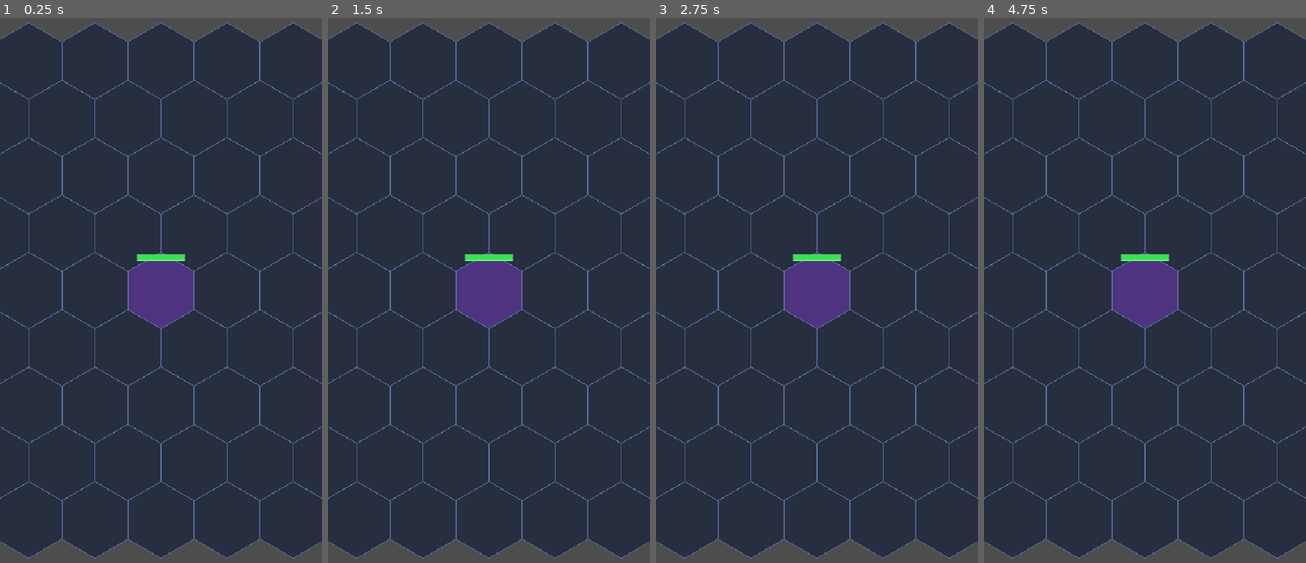
Above: before the commit, frames 1-4 (left to right).
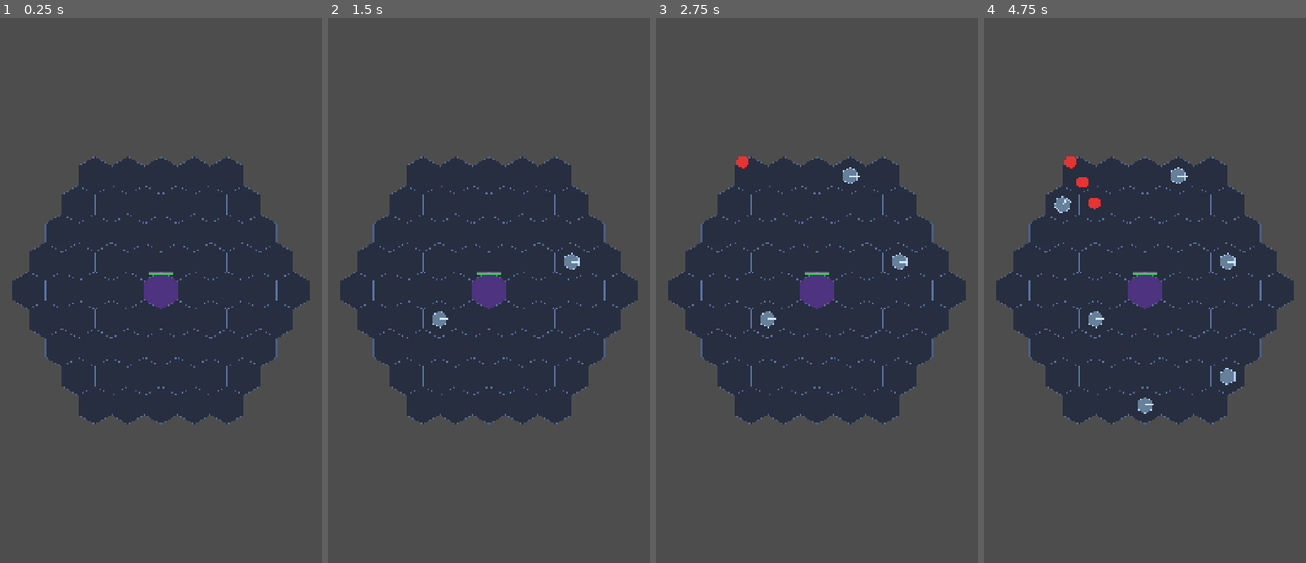
Above: after the commit, the same moments.

Repository: Shiroyasha21/invasion-game
Game: Godot game, scene res://scenes/game/Game.tscn
Two runs of this game, one before a commit and one after it. Both use one fixed random seed, a clock stepped at 60 frames per second and the inputs below.
Inputs (mouse positions are in pixels of both pictures, inside the frame that each line leads up to):
- Up to frame 1 (0.25 s): no input
- Up to frame 2 (1.5 s): tap Enter at 0.5 s; move the mouse to (559, 263) at 0.52 s; click (559, 263) at 0.67 s; tap Space at 1.25 s; drag from (424, 317) to (472, 404) at 1.27 s
- Up to frame 3 (2.75 s): tap Enter at 2 s; move the mouse to (849, 165) at 2.02 s; click (849, 165) at 2.17 s
- Up to frame 4 (4.75 s): tap Space at 2.75 s; drag from (1128, 404) to (1048, 203) at 2.77 s; move the mouse to (1241, 377) at 3.52 s; click (1241, 377) at 3.67 s; drag from (1048, 203) to (1096, 148) at 4.27 s

The runs differ from the first frame. In frame 1, 65% of the frame differs, in the area x 0-100%, y 0-100%; in frame 2, 66%; in frame 3, 66%; in frame 4, 66%.
Error before the commit: Parse Error: Identifier "GameState" not declared in the current scope. (res://scripts/systems/game.gd:58)

Commit message:
GameState autoload working, fix integer division warning

Diff:
--- a/invasion-game/project.godot
+++ b/invasion-game/project.godot
@@ -15,10 +15,14 @@
 config/features=PackedStringArray("4.6", "Mobile")
 config/icon="res://icon.svg"
 
+[autoload]
+
+GameState="*uid://d15vvuou7daok"
+
 [display]
 
-window/size/viewport_width=540
-window/size/viewport_height=960
+window/size/viewport_width=1080
+window/size/viewport_height=1920
 window/stretch/mode="canvas_items"
 
 [physics]
--- a/invasion-game/scripts/grid/hex_grid.gd
+++ b/invasion-game/scripts/grid/hex_grid.gd
@@ -47,7 +47,7 @@
 
 static func distance(a: Vector2i, b: Vector2i) -> int:
 	var d := b - a
-	return int((absi(d.x) + absi(d.x + d.y) + absi(d.y)) / 2)
+	return (absi(d.x) + absi(d.x + d.y) + absi(d.y)) >> 1
 
 
 static func neighbor(hex: Vector2i, dir: int) -> Vector2i:
